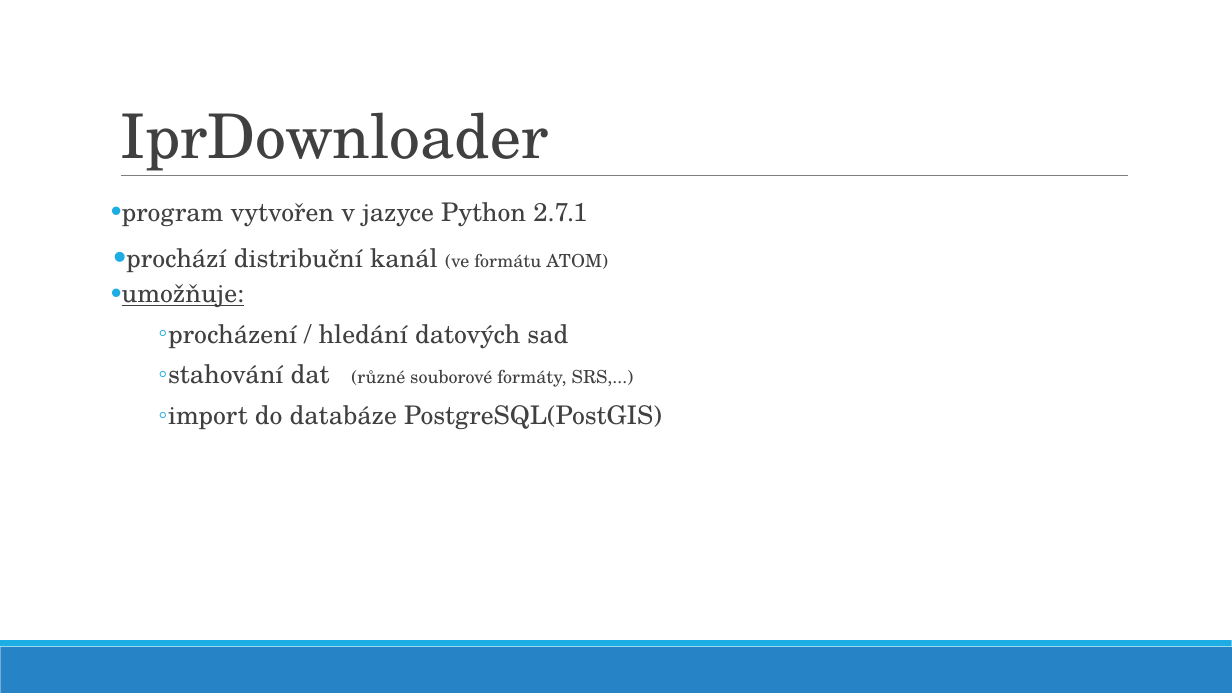
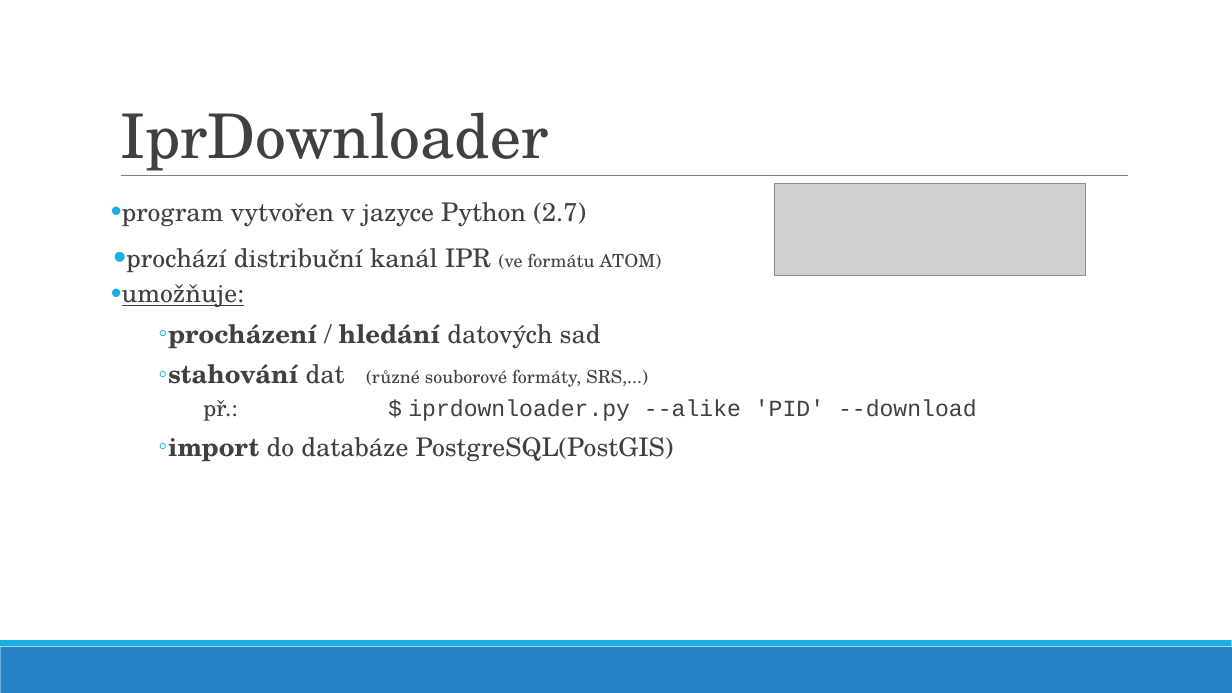
Before and after one commit to ctu-geoforall-lab-projects/bp-jakl-2016, a slide deck: slide 7 of prezentace/BP_prezentace.pptx. Drawn at 1232x693 pixels with LibreOffice and Linux fonts; fonts in the diff are those of the drawing; grey boxes stand for pictures. Boxes give left, top, right and bottom in pixels: in the first picture for what was removed or moved away, otherwise in the second. Text is boxed around its words. In the diff, an @@ line names an element or a change of style, - is before the commit and + after.

```diff
--- a/prezentace/BP_prezentace.pptx
+++ b/prezentace/BP_prezentace.pptx
@@ text at box(122, 202, 662, 272): text changed @@
-• program vytvořen v jazyce Python 2.7.1
-• prochází distribuční kanál (ve formátu ATOM)
+• program vytvořen v jazyce Python (2.7)
+• prochází distribuční kanál IPR (ve formátu ATOM)
@@ picture added at box(775, 183, 1085, 275) @@
@@ text at box(168, 324, 674, 461): bold on in "procházení hledání", "import" @@
@@ text at box(168, 364, 977, 421): text changed; size 14 to 18 pt @@
-    ◦ stahování dat (různé souborové formáty, SRS,...)
+    ◦ stahování dat (různé souborové formáty, SRS,...)
+      př.: $ iprdownloader.py --alike 'PID' --download
```
Also in this commit, not shown: 5 other slides changed, 1 other file.
